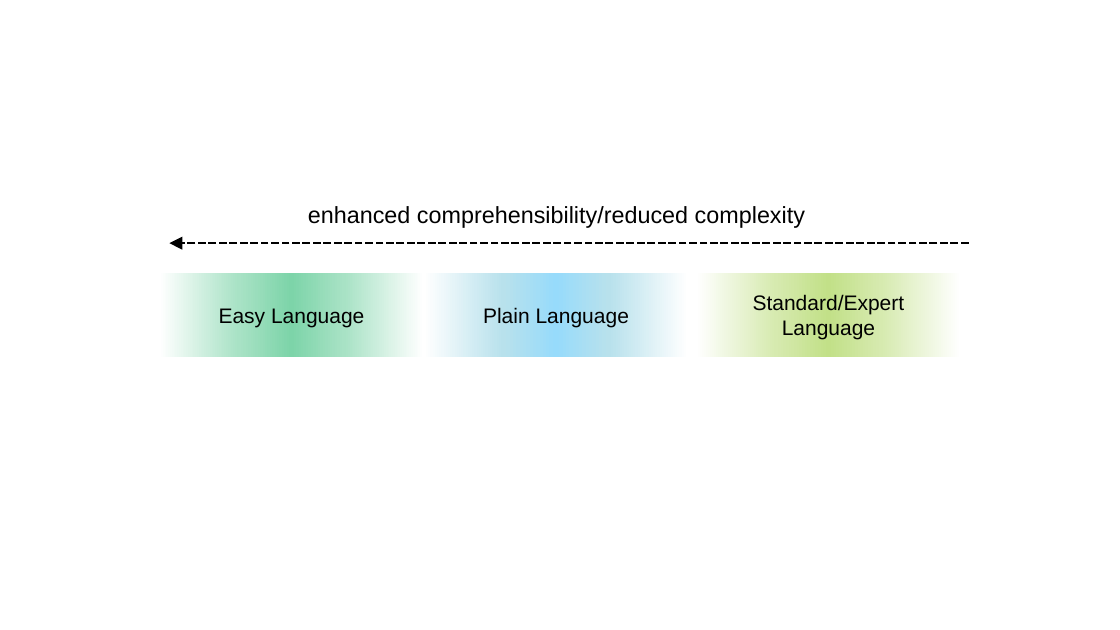
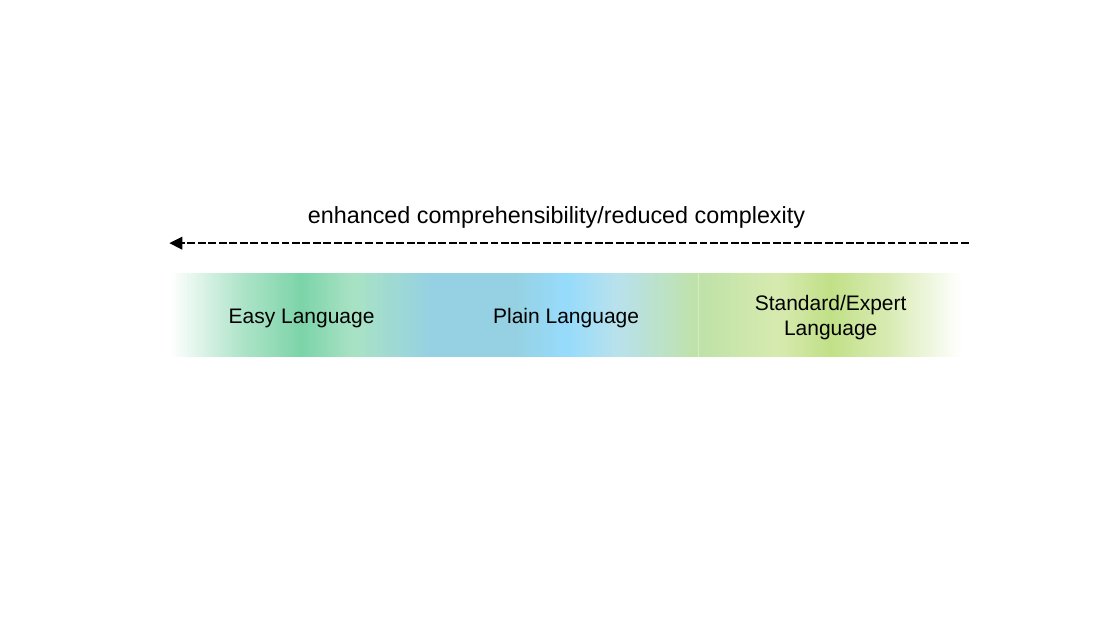
Before and after one commit to Ben-Pfirsich/Masterarbeit-2024, a slide deck: slide 2 of images/Masterarbeit Diagramme.pptx. Drawn at 1120x630 pixels with LibreOffice and Linux fonts; fonts in the diff are those of the drawing. Boxes give left, top, right and bottom in pixels: in the first picture for what was removed or moved away, otherwise in the second. Text is boxed around its words. In the diff, an @@ line names an element or a change of style, - is before the commit and + after.

```diff
--- a/images/Masterarbeit Diagramme.pptx
+++ b/images/Masterarbeit Diagramme.pptx
@@ rectangle "Easy Language": place and size @@
-rectangle "Easy Language" at bbox=[160, 273, 424, 357]
+rectangle "Easy Language" at bbox=[170, 273, 434, 357]
@@ rectangle "Easy Language" at bbox=[170, 273, 434, 357]: fill gradient #FFFFFF to #A8E2C5 to #7DD4A9 to gradient #FFFFFF to #A8E2C5 to #7DD4A9 to #95D1E2 @@
@@ rectangle "Plain Language": place and size @@
-rectangle "Plain Language" at bbox=[424, 273, 689, 357]
+rectangle "Plain Language" at bbox=[434, 273, 699, 357]
@@ rectangle "Plain Language" at bbox=[434, 273, 699, 357]: fill gradient #FFFFFF to #B8E1EC to #97DBFB to gradient #95D1E2 to #97DBFB to #B8E1EC to #BFE2A8 @@
@@ rectangle "Standard/Expert Language" at bbox=[698, 273, 963, 357]: fill gradient #FFFFFF to #D6EAAF to #C2E088 to gradient #BFE2A8 to #D6EAAF to #C2E088 to #FFFFFF @@
```
Also in this commit, not shown: 2 other files.
